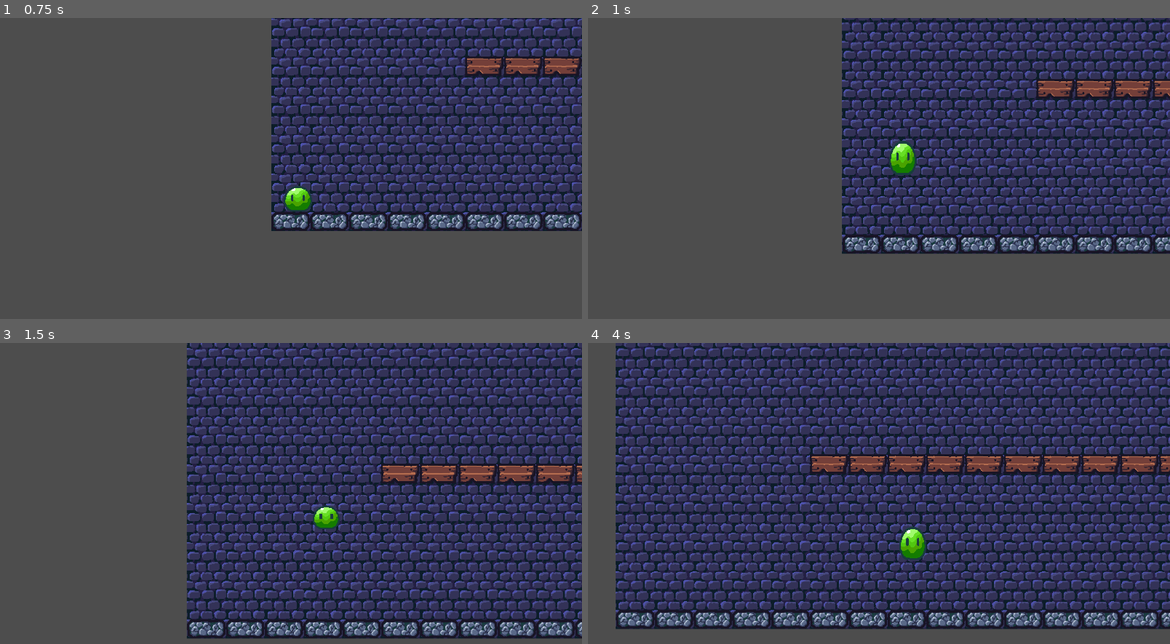
Above: before the commit, frames 1-4 (two rows, left to right).
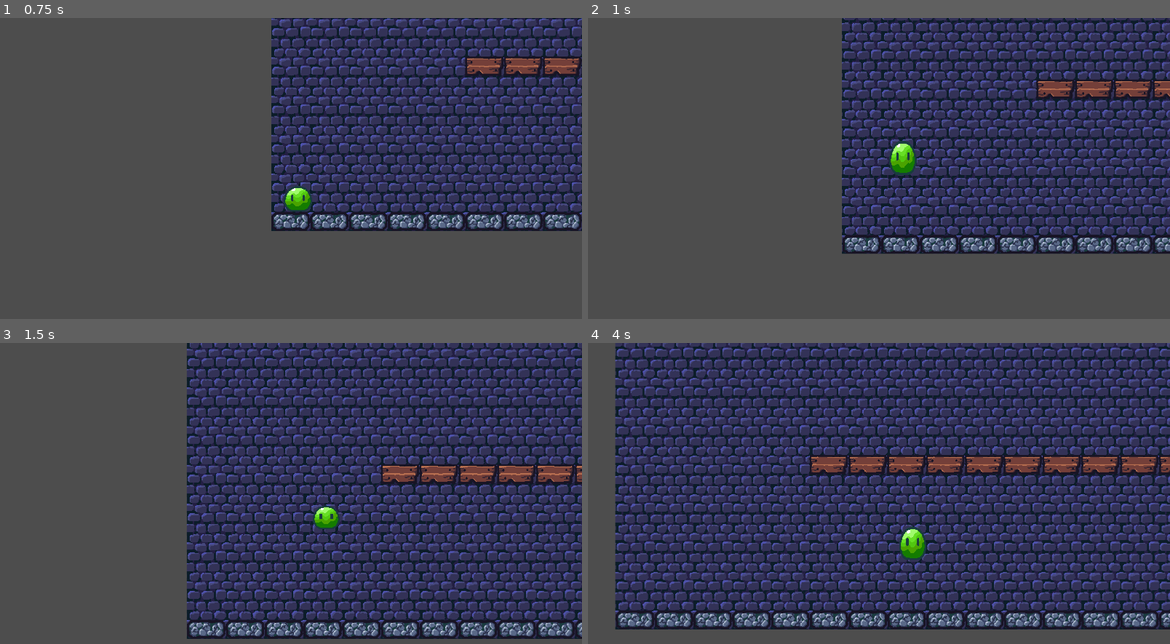
Above: after the commit, the same moments.

Repository: trashkev/MiniJam129
Game: Godot game, scene res://scenes/main/main.tscn
Two runs of this game, one before a commit and one after it. Both use one fixed random seed, a clock stepped at 60 frames per second and the inputs below.
Inputs:
- Up to frame 1 (0.75 s): hold D (move_right) from 0.53 s (still down)
- Up to frame 2 (1 s): keep holding D (move_right); tap Space (jump) at 0.77 s
- Up to frame 3 (1.5 s): keep holding D (move_right)
- Up to frame 4 (4 s): tap Space (jump) at 1.52, 3.02, 3.77 s; release D (move_right) at 2.03 s; hold A (move_left) 2.03-2.78 s; hold D (move_right) from 2.78 s (still down)

Frame 1 is identical in both runs. In frame 2, 4.0% of the frame differs, in the area x 43-100%, y 0-79%; in frame 3, 9.3%; in frame 4, 15%, in the area x 4-100%, y 0-96%.

Commit message:
added 1px safe margin for collision detection

Diff:
--- a/MiniJam129/scenes/game_objects/player/player.tscn
+++ b/MiniJam129/scenes/game_objects/player/player.tscn
@@ -11,6 +11,7 @@
 [node name="Player" type="CharacterBody2D"]
 collision_layer = 4
 collision_mask = 3
+safe_margin = 1.0
 script = ExtResource("1_lrp50")
 
 [node name="Camera2D" type="Camera2D" parent="."]
